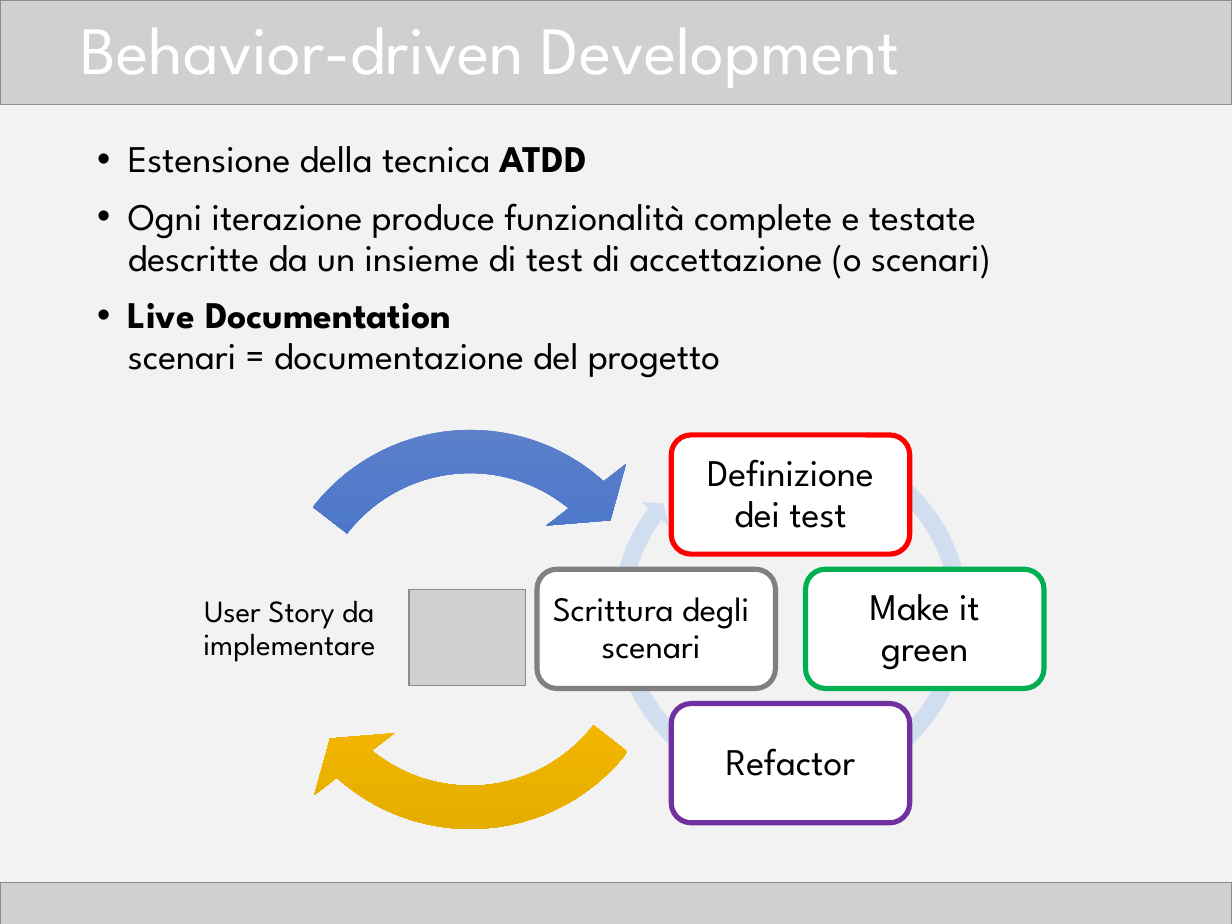
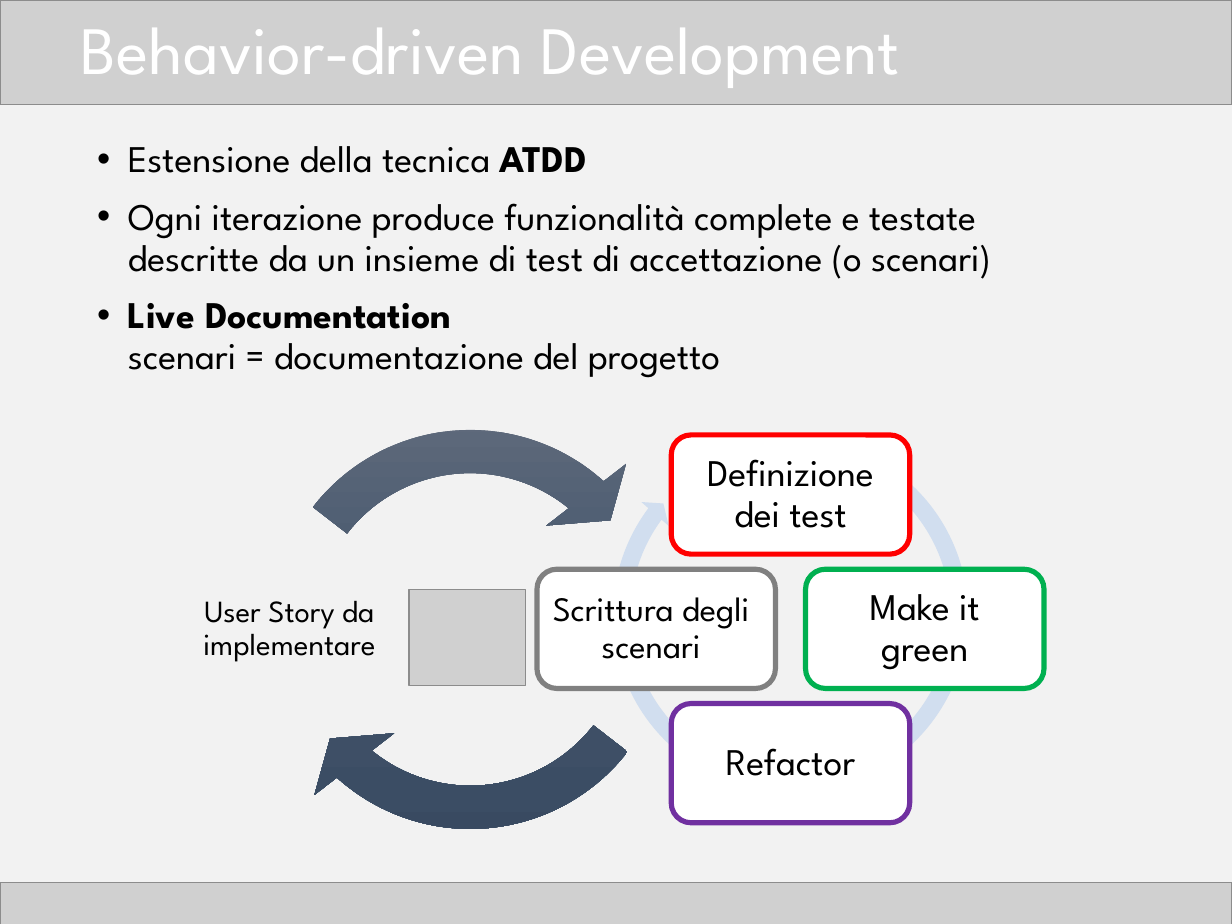
Before and after one commit to TTia/xblog-thesis, a slide deck: slide 4 of Presentazione.pptx. Drawn at 1232x924 pixels with LibreOffice and Linux fonts; fonts in the diff are those of the drawing; grey boxes stand for pictures. Boxes give left, top, right and bottom in pixels: in the first picture for what was removed or moved away, otherwise in the second. Text is boxed around its words. In the diff, an @@ line names an element or a change of style, - is before the commit and + after.

Commit message:
Presentazione

```diff
--- a/Presentazione.pptx
+++ b/Presentazione.pptx
@@ circular arrow at (x1=243, y1=403, x2=699, y2=859): fill gradient #FFC64B to #FFC000 to #E3AB00 to gradient #606B7D to #42546C to #394A62 @@
@@ circular arrow at (x1=243, y1=402, x2=699, y2=857): fill gradient #6183CB to #3E70CA to #3062BB to gradient #606B7D to #42546C to #394A62 @@
```
Also in this commit, not shown: 1 other file.
